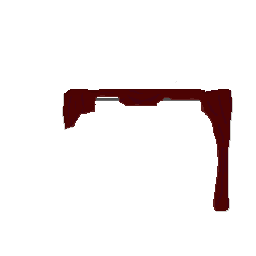
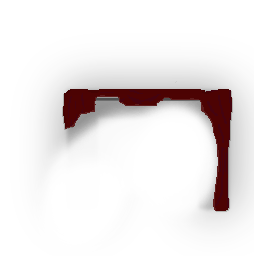
Layer changes from the first w=256, h=256 image to the second:
added layer "Layer 4" (90%) above "Background" over [23, 46, 254, 248]
